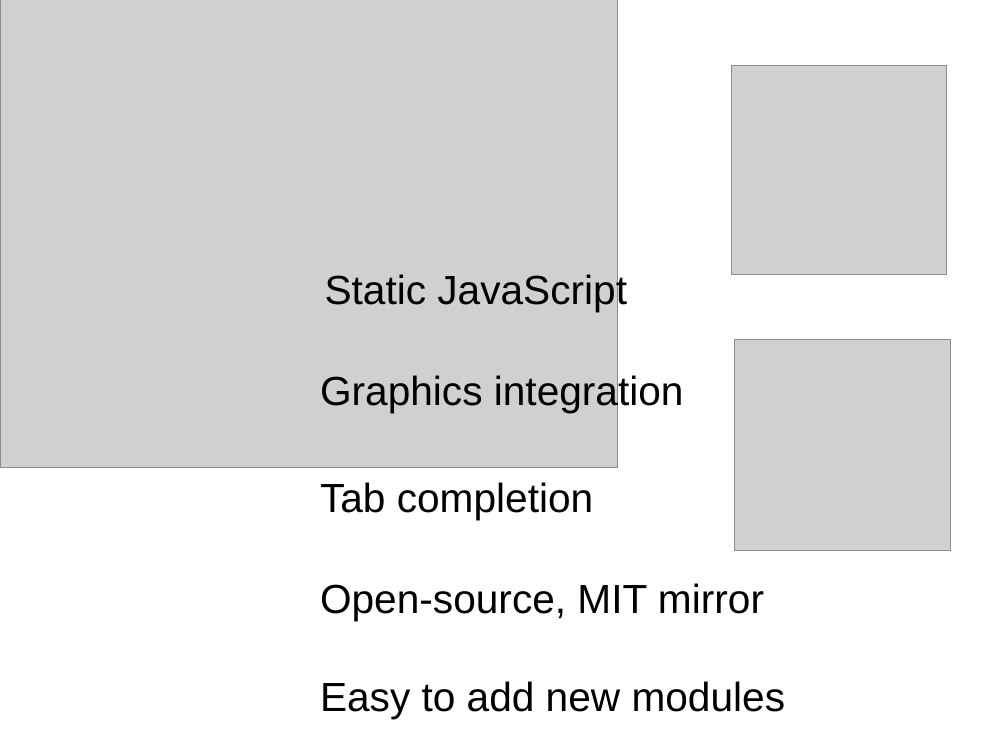
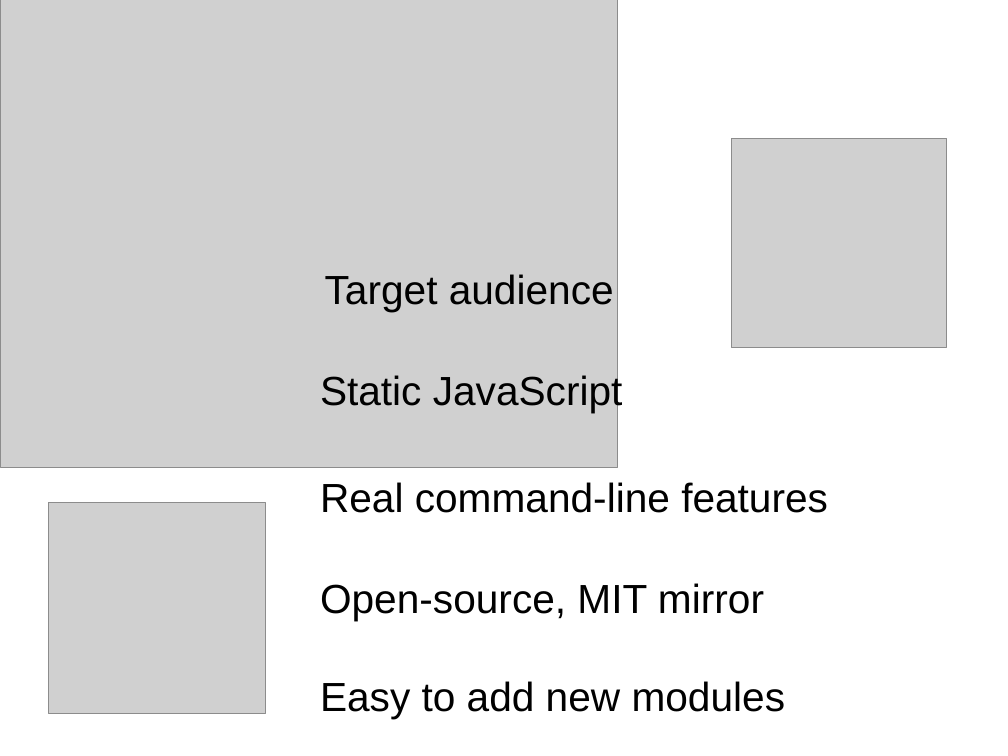
Before and after one commit to mprat/Terminus, a slide deck: slide 5 of docs/icampus_final_round_pres.ppt. Drawn at 1008x756 pixels with LibreOffice and Linux fonts; fonts in the diff are those of the drawing; grey boxes stand for pictures. Boxes give left, top, right and bottom in pixels: in the first picture for what was removed or moved away, otherwise in the second. Text is boxed around its words. In the diff, an @@ line names an element or a change of style, - is before the commit and + after.

```diff
--- a/docs/icampus_final_round_pres.ppt
+++ b/docs/icampus_final_round_pres.ppt
@@ picture: place and size @@
-picture at (732,65,948,274)
+picture at (732,138,948,348)
@@ text at (325,274,614,312): text changed @@
-Static JavaScript
+Target audience
@@ text at (320,372,623,412): text changed @@
-Graphics integration
+Static JavaScript
@@ picture: place and size @@
-picture at (735,340,951,551)
+picture at (48,503,265,713)
@@ text at (320,482,828,513): text changed @@
-Tab completion
+Real command-line features
```
Also in this commit, not shown: 2 other slides changed, 3 other files.
